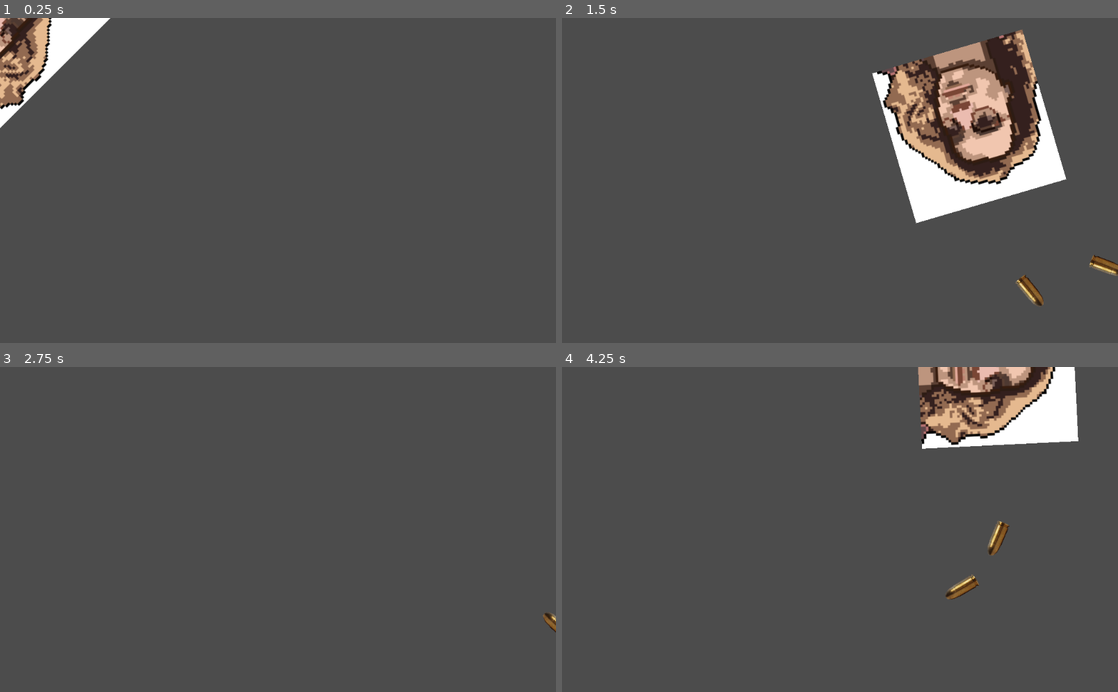
Above: before the commit, frames 1-4 (two rows, left to right).
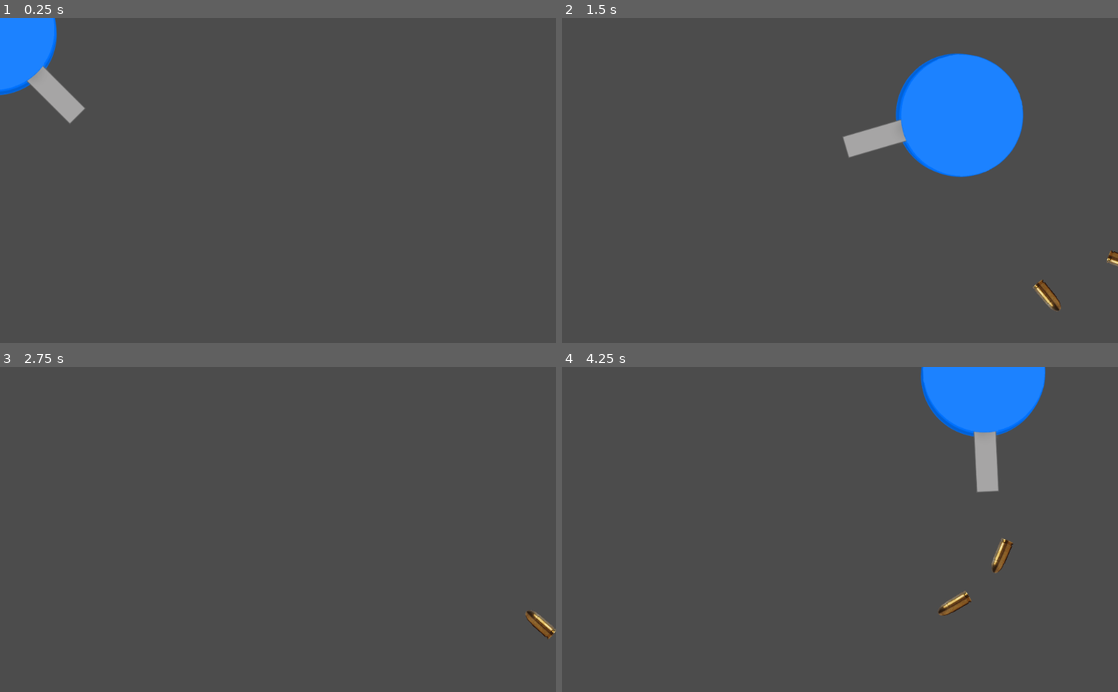
Above: after the commit, the same moments.

Repository: EispriStic/deep.io
Game: Godot game, scene res://Player/Tank_de_base.tscn
Same seed, same stepped clock (60 frames per second), same inputs: the game is played once before the commit and once after it. The project has no main scene, so this scene is started directly.
Inputs (mouse positions are in pixels of both pictures, inside the frame that each line leads up to):
- Up to frame 1 (0.25 s): no input
- Up to frame 2 (1.5 s): tap Enter at 0.5 s; move the mouse to (962, 164) at 0.52 s; press the mouse at (962, 164) at 0.53 s; hold D (right) 0.53-1.28 s; move the mouse to (728, 196) at 1.27 s; release the mouse at (728, 196) at 1.28 s; hold S (down) from 1.28 s (still down); click (728, 196) at 1.35 s
- Up to frame 3 (2.75 s): move the mouse to (333, 458) at 2.02 s; release S (down) at 2.03 s; press the mouse at (333, 458) at 2.03 s; hold D (right) from 2.03 s (still down)
- Up to frame 4 (4.25 s): move the mouse to (812, 594) at 2.77 s; release D (right) at 2.78 s; release the mouse at (812, 594) at 2.78 s; hold W (up) 2.78-3.53 s; click (812, 594) at 2.85 s; move the mouse to (1006, 578) at 3.52 s; press the mouse at (1006, 578) at 3.53 s; hold A (left) from 3.53 s (still down)

The runs differ from the first frame. In frame 1, 3.9% of the frame differs, in the area x 0-20%, y 0-34%; in frame 2, 15%, in the area x 50-100%, y 3-91%; in frame 3, 0.3%; in frame 4, 8.2%.

Commit message:
Changment perso Et balles

Diff:
--- a/Balles/Balle_classic.tscn
+++ b/Balles/Balle_classic.tscn
@@ -8,12 +8,10 @@
 [node name="Balle_classic" type="RigidBody2D"]
 
 [node name="Sprite" type="Sprite" parent="."]
-position = Vector2( 61, 45 )
 rotation = 3.14159
 scale = Vector2( 0.19007, 0.215054 )
 texture = ExtResource( 1 )
 
 [node name="CollisionShape2D" type="CollisionShape2D" parent="."]
-position = Vector2( 57, 46 )
 rotation = -1.5708
 shape = SubResource( 1 )
--- /dev/null
+++ b/Network_setup.tscn
@@ -0,0 +1,88 @@
+[gd_scene load_steps=2 format=2]
+
+[sub_resource type="GDScript" id=1]
+script/source = "extends Control
+
+onready var multiplayer_config_ui = $Multiplayer_configure
+onready var server_ip_adress = $Multiplayer_configure/Server_ip_adress
+
+onready var device_ip_adress = $CanvasLayer/device_ip_adress
+
+func _ready():
+
+
+	device_ip_adress.text = Network.ip_adress
+
+
+
+
+
+func _on_Create_server_pressed():
+	multiplayer_config_ui.hide()
+	print(\"on créer le serveur\")
+	Network.create_server()
+
+
+func _on_Join_server_pressed():
+	print(\"on click\")
+	print(server_ip_adress.text)
+	if server_ip_adress.text != \"\" :
+		multiplayer_config_ui.hide()
+		print(\"on se co\")
+		Network.ip_adress = server_ip_adress.text
+		Network.join_server()
+"
+
+[node name="Network_setup" type="Control"]
+anchor_right = 1.0
+anchor_bottom = 1.0
+script = SubResource( 1 )
+
+[node name="Multiplayer_configure" type="Control" parent="."]
+anchor_right = 1.0
+anchor_bottom = 1.0
+
+[node name="Create_server" type="Button" parent="Multiplayer_configure"]
+anchor_left = 0.5
+anchor_top = 0.5
+anchor_right = 0.5
+anchor_bottom = 0.5
+margin_left = -68.0
+margin_top = -12.0
+margin_right = 68.0
+margin_bottom = 50.0
+text = "create server"
+
+[node name="Join_server" type="Button" parent="Multiplayer_configure"]
+anchor_left = 0.5
+anchor_top = 0.5
+anchor_right = 0.5
+anchor_bottom = 0.5
+margin_left = -34.0
+margin_top = 73.0
+margin_right = 46.0
+margin_bottom = 114.0
+text = "join server"
+
+[node name="Server_ip_adress" type="LineEdit" parent="Multiplayer_configure"]
+anchor_left = 0.5
+anchor_right = 0.5
+margin_left = -215.0
+margin_top = 4.0
+margin_right = 195.0
+margin_bottom = 28.0
+align = 1
+placeholder_text = "Place IP ADRESS"
+
+[node name="CanvasLayer" type="CanvasLayer" parent="."]
+
+[node name="device_ip_adress" type="Label" parent="CanvasLayer"]
+anchor_top = 1.0
+anchor_right = 1.0
+anchor_bottom = 1.0
+margin_top = -14.0
+align = 1
+valign = 1
+
+[connection signal="pressed" from="Multiplayer_configure/Create_server" to="." method="_on_Create_server_pressed"]
+[connection signal="pressed" from="Multiplayer_configure/Join_server" to="." method="_on_Join_server_pressed"]
--- a/Player/Tank_de_base.tscn
+++ b/Player/Tank_de_base.tscn
@@ -1,10 +1,10 @@
 [gd_scene load_steps=4 format=2]
 
 [ext_resource path="res://Tank_de_base.gd" type="Script" id=1]
-[ext_resource path="res://Asset/Player/téléchargé.png" type="Texture" id=2]
+[ext_resource path="res://Asset/Player/rond.png" type="Texture" id=2]
 
-[sub_resource type="RectangleShape2D" id=1]
-extents = Vector2( 191.167, 191.833 )
+[sub_resource type="CircleShape2D" id=1]
+radius = 150.761
 
 [node name="Tank_de_base" type="KinematicBody2D"]
 script = ExtResource( 1 )
@@ -14,8 +14,9 @@
 texture = ExtResource( 2 )
 
 [node name="CollisionShape2D" type="CollisionShape2D" parent="."]
+position = Vector2( 13, 24 )
 scale = Vector2( 0.75, 0.75 )
 shape = SubResource( 1 )
 
 [node name="Bullet_point" type="Node2D" parent="."]
-position = Vector2( 139, 0 )
+position = Vector2( 227, 26 )
Binary file added: Asset/Player/rond.png
Not shown, added: Asset/Player/rond.png.import
